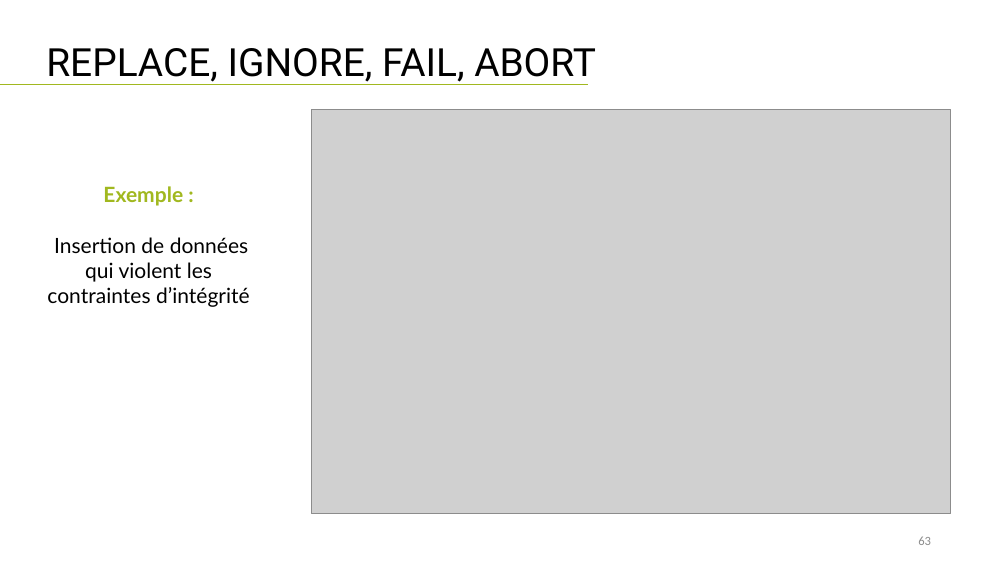
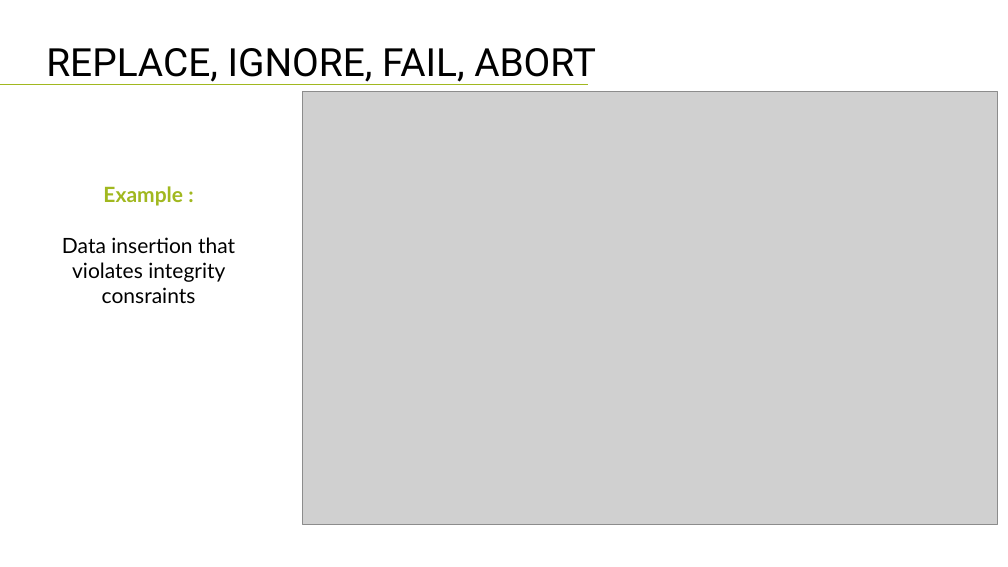
Before and after one commit to lahcenrahlaoui/Wingardium_Leviosaaaa, a slide deck: slide 65 of Presentation-projet-SQLite (1) - Copy.pptx (slide 63 before the commit). Drawn at 1008x567 pixels with LibreOffice and Linux fonts; fonts in the diff are those of the drawing; grey boxes stand for pictures. Boxes give left, top, right and bottom in pixels: in the first picture for what was removed or moved away, otherwise in the second. Text is boxed around its words. In the diff, an @@ line names an element or a change of style, - is before the commit and + after.

```diff
--- a/Presentation-projet-SQLite (1) - Copy.pptx
+++ b/Presentation-projet-SQLite (1) - Copy.pptx
@@ picture: place and size @@
-picture at <box>312,109,951,513</box>
+picture at <box>302,91,997,525</box>
@@ text at <box>62,186,235,303</box>: text changed @@
-Exemple :
-Insertion de données qui violent les contraintes d’intégrité
+Example :
+Data insertion that violates integrity consraints
@@ page number removed at <box>918,536,931,545</box> @@
-63
```
Also in this commit, not shown: 27 other slides changed, 11 slides added, 10 slides removed.
